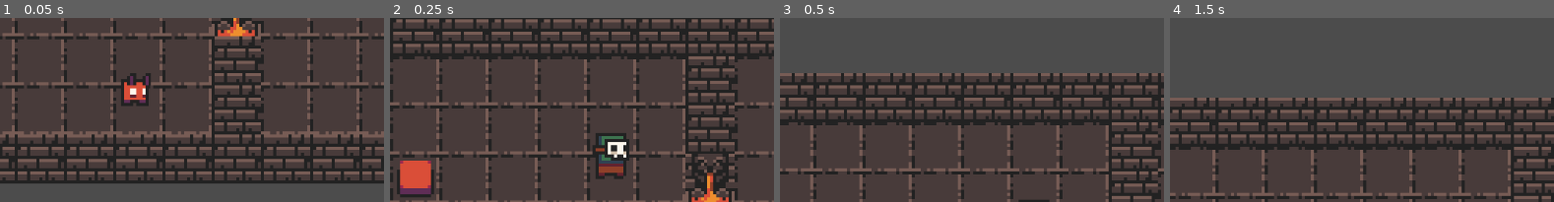
Above: before the commit, frames 1-4 (left to right).
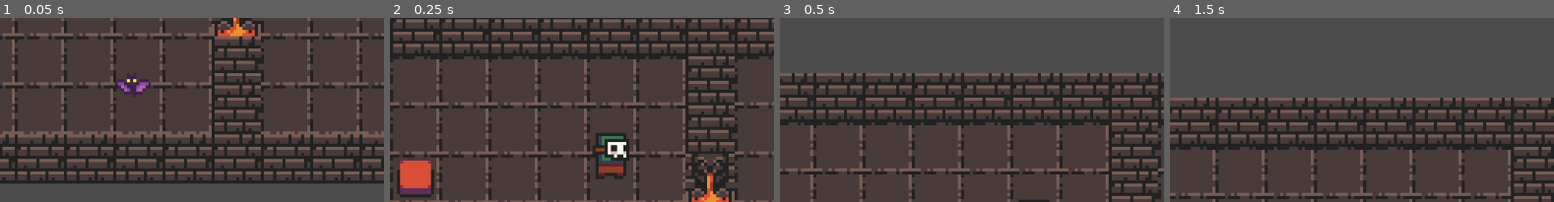
Above: after the commit, the same moments.

Repository: epicfarmer/gmtk2023
Game: Godot game, scene res://test.tscn
Two runs of this game, one before a commit and one after it. Both use one fixed random seed, a clock stepped at 60 frames per second and the inputs below.
Inputs (mouse positions are % of the whole screen's width and height, from its top left):
- Up to frame 1 (0.05 s): no input
- Up to frame 2 (0.25 s): no input
- Up to frame 3 (0.5 s): no input
- Up to frame 4 (1.5 s): tap Enter at 0.5 s; move the mouse to (71, 31) at 0.52 s; hold Right (right) 0.53-1.28 s; click (71, 31) at 0.67 s; move the mouse to (28, 44) at 1.27 s; hold Down (down) from 1.28 s (still down)
The pictures show only the part of the screen within x 50-100%, y 50-100%; the shares and areas given below are measured in that part.

The runs differ from the first frame. In frame 1, 1.2% of the frame differs, in the area x 30-40%, y 29-48%; in frame 2, nothing differs; in frame 3, nothing differs; in frame 4, nothing differs.

Commit message:
started adding enemy sprites

Diff:
--- a/RunAwayMonster.tscn
+++ b/RunAwayMonster.tscn
@@ -16,3 +16,5 @@
 [node name="Sprite" parent="." index="1"]
 position = Vector2( -1.334, -7.833 )
 frame = 346
+
+[node name="AnimationPlayer" type="AnimationPlayer" parent="." index="5"]
--- a/RunTowardsMonster.tscn
+++ b/RunTowardsMonster.tscn
@@ -1,9 +1,140 @@
-[gd_scene load_steps=3 format=2]
+[gd_scene load_steps=6 format=2]
 
 [ext_resource path="res://monster.tscn" type="PackedScene" id=1]
+[ext_resource path="res://images/bat.png" type="Texture" id=2]
 
 [sub_resource type="CircleShape2D" id=1]
 radius = 7.54281
+
+[sub_resource type="Animation" id=2]
+resource_name = "idle"
+length = 0.4
+loop = true
+tracks/0/type = "value"
+tracks/0/path = NodePath("Sprite:texture")
+tracks/0/interp = 1
+tracks/0/loop_wrap = false
+tracks/0/imported = false
+tracks/0/enabled = true
+tracks/0/keys = {
+"times": PoolRealArray( 0 ),
+"transitions": PoolRealArray( 1 ),
+"update": 1,
+"values": [ ExtResource( 2 ) ]
+}
+tracks/1/type = "value"
+tracks/1/path = NodePath("Sprite:hframes")
+tracks/1/interp = 1
+tracks/1/loop_wrap = false
+tracks/1/imported = false
+tracks/1/enabled = true
+tracks/1/keys = {
+"times": PoolRealArray( 0 ),
+"transitions": PoolRealArray( 1 ),
+"update": 1,
+"values": [ 2 ]
+}
+tracks/2/type = "value"
+tracks/2/path = NodePath("Sprite:vframes")
+tracks/2/interp = 1
+tracks/2/loop_wrap = false
+tracks/2/imported = false
+tracks/2/enabled = true
+tracks/2/keys = {
+"times": PoolRealArray( 0 ),
+"transitions": PoolRealArray( 1 ),
+"update": 1,
+"values": [ 2 ]
+}
+tracks/3/type = "value"
+tracks/3/path = NodePath("Sprite:visible")
+tracks/3/interp = 1
+tracks/3/loop_wrap = false
+tracks/3/imported = false
+tracks/3/enabled = true
+tracks/3/keys = {
+"times": PoolRealArray( 0 ),
+"transitions": PoolRealArray( 1 ),
+"update": 1,
+"values": [ true ]
+}
+tracks/4/type = "value"
+tracks/4/path = NodePath("Sprite:frame")
+tracks/4/interp = 1
+tracks/4/loop_wrap = false
+tracks/4/imported = false
+tracks/4/enabled = true
+tracks/4/keys = {
+"times": PoolRealArray( 0, 0.1, 0.2, 0.3 ),
+"transitions": PoolRealArray( 1, 1, 1, 1 ),
+"update": 1,
+"values": [ 0.0, 1.0, 2.0, 3.0 ]
+}
+
+[sub_resource type="Animation" id=3]
+resource_name = "move"
+length = 0.4
+loop = true
+tracks/0/type = "value"
+tracks/0/path = NodePath("Sprite:texture")
+tracks/0/interp = 1
+tracks/0/loop_wrap = false
+tracks/0/imported = false
+tracks/0/enabled = true
+tracks/0/keys = {
+"times": PoolRealArray( 0 ),
+"transitions": PoolRealArray( 1 ),
+"update": 1,
+"values": [ ExtResource( 2 ) ]
+}
+tracks/1/type = "value"
+tracks/1/path = NodePath("Sprite:hframes")
+tracks/1/interp = 1
+tracks/1/loop_wrap = false
+tracks/1/imported = false
+tracks/1/enabled = true
+tracks/1/keys = {
+"times": PoolRealArray( 0 ),
+"transitions": PoolRealArray( 1 ),
+"update": 1,
+"values": [ 2 ]
+}
+tracks/2/type = "value"
+tracks/2/path = NodePath("Sprite:vframes")
+tracks/2/interp = 1
+tracks/2/loop_wrap = false
+tracks/2/imported = false
+tracks/2/enabled = true
+tracks/2/keys = {
+"times": PoolRealArray( 0 ),
+"transitions": PoolRealArray( 1 ),
+"update": 1,
+"values": [ 2 ]
+}
+tracks/3/type = "value"
+tracks/3/path = NodePath("Sprite:visible")
+tracks/3/interp = 1
+tracks/3/loop_wrap = false
+tracks/3/imported = false
+tracks/3/enabled = true
+tracks/3/keys = {
+"times": PoolRealArray( 0 ),
+"transitions": PoolRealArray( 1 ),
+"update": 1,
+"values": [ true ]
+}
+tracks/4/type = "value"
+tracks/4/path = NodePath("Sprite:frame")
+tracks/4/interp = 1
+tracks/4/loop_wrap = false
+tracks/4/imported = false
+tracks/4/enabled = true
+tracks/4/keys = {
+"times": PoolRealArray( 0, 0.1, 0.2, 0.3 ),
+"transitions": PoolRealArray( 1, 1, 1, 1 ),
+"update": 1,
+"values": [ 0.0, 1.0, 2.0, 3.0 ]
+}
 
 [node name="Monster" instance=ExtResource( 1 )]
 
@@ -13,7 +144,26 @@
 [node name="Sprite" parent="." index="1"]
 position = Vector2( -0.5, -8 )
 scale = Vector2( 0.981419, 0.981419 )
-frame = 154
+texture = ExtResource( 2 )
+hframes = 2
+vframes = 2
+frame = 0
+__meta__ = {
+"_aseprite_wizard_config_": {
+"layer": "",
+"o_ex_p": "",
+"o_folder": "",
+"o_name": "",
+"only_visible": false,
+"op_exp": false,
+"player": "AnimationPlayer",
+"source": "res://images/bat.aseprite"
+}
+}
 
 [node name="CollisionShape2D" parent="Hurtbox" index="0"]
 position = Vector2( 0.0848549, -5.59559 )
+
+[node name="AnimationPlayer" type="AnimationPlayer" parent="." index="5"]
+anims/idle = SubResource( 2 )
+anims/move = SubResource( 3 )
--- a/hero.tscn
+++ b/hero.tscn
@@ -3,7 +3,7 @@
 [ext_resource path="res://scripts/hero.gd" type="Script" id=1]
 [ext_resource path="res://images/0x72_DungeonTilesetII_v1.6.png" type="Texture" id=2]
 [ext_resource path="res://images/indicators.png" type="Texture" id=3]
-[ext_resource path="res://hero.png" type="Texture" id=4]
+[ext_resource path="res://images/hero.png" type="Texture" id=4]
 
 [sub_resource type="RectangleShape2D" id=4]
 extents = Vector2( 8, 8 )
--- a/scripts/monster.gd
+++ b/scripts/monster.gd
@@ -70,9 +70,9 @@
 func set_sprite_direction(d):
 	if abs(d.x) > 0:
 		if d.x > 0:
+			sprite.set_flip_h(true)
+		if d.x < 0:
 			sprite.set_flip_h(false)
-		if d.x < 0:
-			sprite.set_flip_h(true)
 
 func _physics_process(_delta):
 	velocity = move_and_slide(velocity)
@@ -93,3 +93,4 @@
 
 func _ready():
 	set_uncontrolled()
+	get_node("AnimationPlayer").play("idle")
Binary file added: images/bat.png
Not shown, changed: images/bat.png.import
Renamed: hero.png -> images/hero.png
Not shown, added: images/hero.png.import
